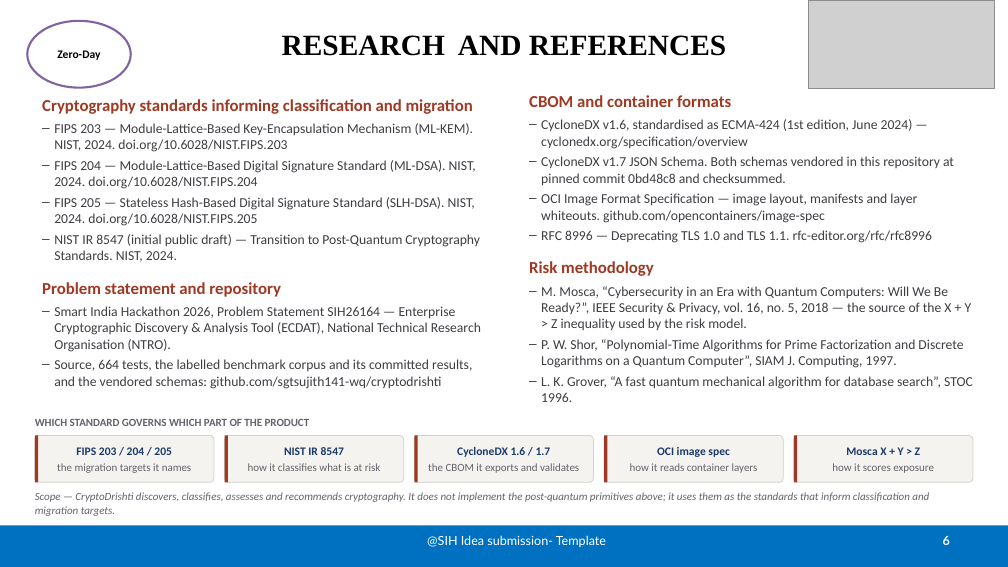
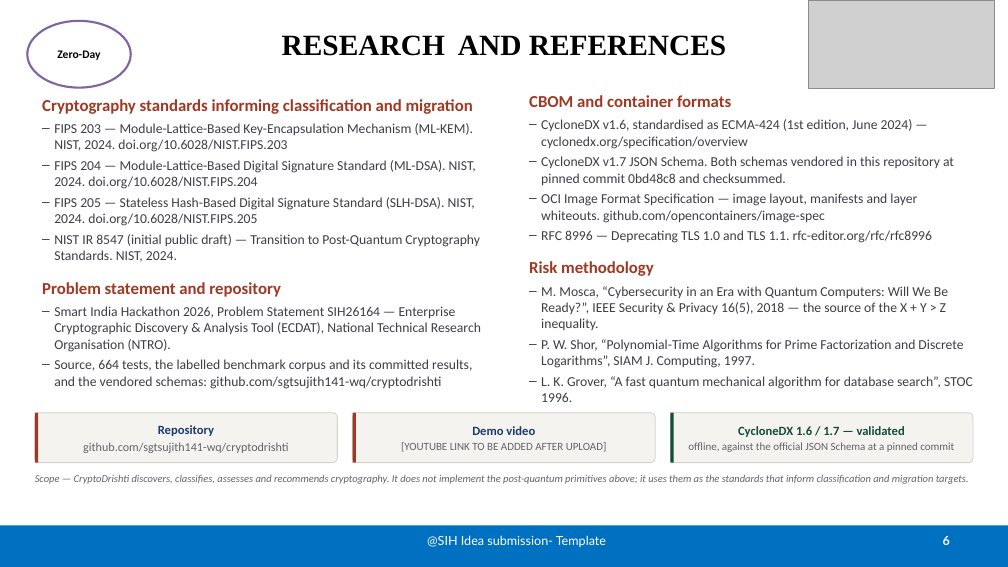
Before and after one commit to sgtsujith141-wq/cryptodrishti, a slide deck: slide 6 of submission/CryptoDrishti-SIH26164-Idea-Presentation.pptx. Drawn at 1008x567 pixels with LibreOffice and Linux fonts; fonts in the diff are those of the drawing; grey boxes stand for pictures. Boxes give left, top, right and bottom in pixels: in the first picture for what was removed or moved away, otherwise in the second. Text is boxed around its words. In the diff, an @@ line names an element or a change of style, - is before the commit and + after.

```diff
--- a/submission/CryptoDrishti-SIH26164-Idea-Presentation.pptx
+++ b/submission/CryptoDrishti-SIH26164-Idea-Presentation.pptx
@@ text at [541, 286, 963, 368]: text changed @@
-– M. Mosca, “Cybersecurity in an Era with Quantum Computers: Will We Be Ready?”, IEEE Security & Privacy, vol. 16, no. 5, 2018 — the source of the X + Y > Z inequality used by the risk model.
-– P. W. Shor, “Polynomial-Time Algorithms for Prime Factorization and Discrete Logarithms on a Quantum Computer”, SIAM J. Computing, 1997.
+– M. Mosca, “Cybersecurity in an Era with Quantum Computers: Will We Be Ready?”, IEEE Security & Privacy 16(5), 2018 — the source of the X + Y > Z inequality.
+– P. W. Shor, “Polynomial-Time Algorithms for Prime Factorization and Discrete Logarithms”, SIAM J. Computing, 1997.
@@ rectangle: place and size @@
-rectangle at [35, 436, 38, 482]
+rectangle at [35, 413, 38, 463]
@@ text removed at [35, 419, 310, 426] @@
-WHICH STANDARD GOVERNS WHICH PART OF THE PRODUCT
@@ rounded rectangle added at [35, 413, 337, 463], fill #F5F3EF, outline #D2D0CB 0.75 pt, 11.5 pt, text #63636B @@
+Repository
+github.com/sgtsujith141-wq/cryptodrishti
@@ rectangle: place and size @@
-rectangle at [414, 436, 417, 482]
+rectangle at [352, 413, 355, 463]
@@ rounded rectangle added at [352, 413, 655, 463], fill #F5F3EF, outline #D2D0CB 0.75 pt, 10.5 pt, text #63636B @@
+Demo video
+[YOUTUBE LINK TO BE ADDED AFTER UPLOAD]
@@ rectangle: place and size @@
-rectangle at [604, 436, 607, 482]
+rectangle at [671, 413, 674, 463]
@@ rectangle at [671, 413, 674, 463]: fill #9E3A24 to #144C39 @@
@@ rounded rectangle added at [671, 413, 973, 463], fill #F5F3EF, outline #D2D0CB 0.75 pt, 10.5 pt, text #63636B @@
+CycloneDX 1.6 / 1.7 — validated
+offline, against the official JSON Schema at a pinned commit
@@ rounded rectangle removed at [35, 436, 214, 482] @@
-FIPS 203 / 204 / 205
-the migration targets it names
@@ rounded rectangle removed at [225, 436, 404, 482] @@
-NIST IR 8547
-how it classifies what is at risk
@@ rectangle removed at [225, 436, 228, 482] @@
@@ rounded rectangle removed at [414, 436, 594, 482] @@
-CycloneDX 1.6 / 1.7
-the CBOM it exports and validates
@@ rounded rectangle removed at [604, 436, 783, 482] @@
-OCI image spec
-how it reads container layers
@@ rounded rectangle removed at [794, 436, 973, 482] @@
-Mosca X + Y > Z
-how it scores exposure
@@ rectangle removed at [794, 436, 797, 482] @@
@@ text "Scope — CryptoDrishti discovers, classifies, ...": place and size @@
-text "Scope — CryptoDrishti discovers, classifies, ..." at [35, 492, 929, 516]
+text "Scope — CryptoDrishti discovers, classifies, ..." at [35, 474, 969, 484]
@@ text "Scope — CryptoDrishti discovers, classifies, ..." at [35, 474, 969, 484]: size 10.5 to 10 pt @@
```
Also in this commit, not shown: 1 other slide changed, 11 other files.
